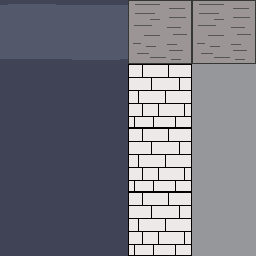
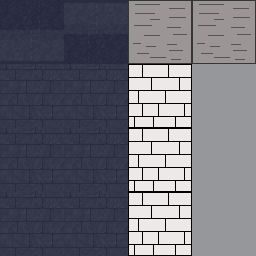
Layers edited between the first and the second 256 x 256 image:
added group "yes" with 8 layers above "Group 3" over left=0, top=0, right=128, bottom=256
added layer "Bottom ceiling" in group "yes" over left=64, top=0, right=128, bottom=64
added layer "top ceiling" in group "yes" over left=0, top=0, right=64, bottom=64
added layer "wall copy 5" in group "yes" over left=64, top=64, right=128, bottom=128
added layer "wall copy 4" in group "yes" over left=64, top=128, right=128, bottom=192
added layer "wall copy 3" in group "yes" over left=64, top=192, right=128, bottom=256
added layer "wall copy 2" in group "yes" over left=0, top=192, right=64, bottom=256
added layer "wall copy" in group "yes" over left=0, top=128, right=64, bottom=192
added layer "wall" in group "yes" over left=0, top=64, right=64, bottom=128
